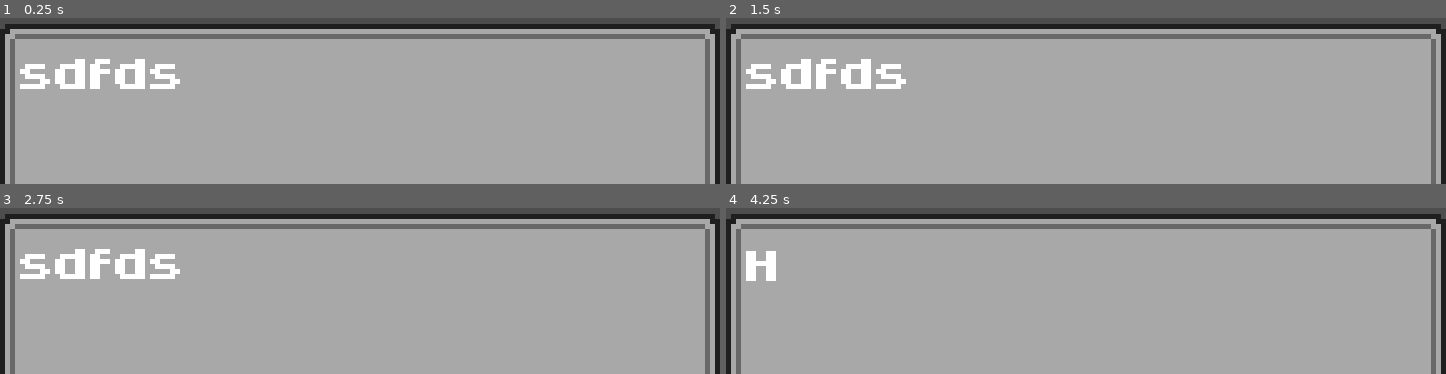
Above: before the commit, frames 1-4 (two rows, left to right).
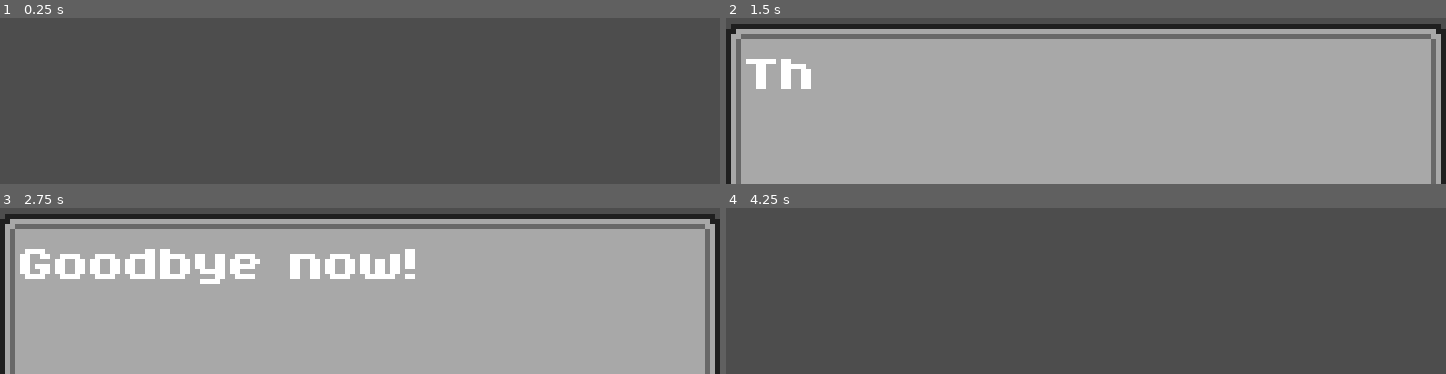
Above: after the commit, the same moments.

Repository: CookieJarCoding/dog-god
Game: Godot game, scene res://dialogue_system/_samplegame.tscn
Same seed, same stepped clock (60 frames per second), same inputs: the game is played once before the commit and once after it. Before the commit the project starts from res://dialogue_system/dialogue_hud.tscn.
Inputs:
- Up to frame 1 (0.25 s): no input
- Up to frame 2 (1.5 s): tap Enter at 0.5 s; tap Z (A, bound only after the commit) at 0.6, 1.35 s
- Up to frame 3 (2.75 s): tap Z (A, bound only after the commit) at 2.1 s
- Up to frame 4 (4.25 s): tap Z (A, bound only after the commit) at 2.85, 3.6 s; tap Space at 3.5 s; tap M (debug_m) at 4.15 s

The runs differ from the first frame. In frame 1, 96% of the frame differs, in the area x 0-100%, y 3-100%; in frame 2, 1.8%; in frame 3, 4.4%; in frame 4, 96%.

Commit message:
Expansions on DialogueManager
The scene should now work and be testable.

Diff:
--- /dev/null
+++ b/dialogue_system/_samplegame.tscn
@@ -0,0 +1,7 @@
+[gd_scene format=3 uid="uid://ce6srsb2b27pc"]
+
+[ext_resource type="PackedScene" uid="uid://bb6086ts53cno" path="res://dialogue_system/dialogue_manager.tscn" id="1_np6i0"]
+
+[node name="_SAMPLEGAME" type="Node" unique_id=628078191]
+
+[node name="DialogueManager" parent="." unique_id=838245424 instance=ExtResource("1_np6i0")]
--- a/dialogue_system/dialogue_hud.tscn
+++ b/dialogue_system/dialogue_hud.tscn
@@ -39,7 +39,6 @@
 theme_override_fonts/normal_font = ExtResource("1_8nvcn")
 theme_override_font_sizes/normal_font_size = 16
 bbcode_enabled = true
-text = "sdfds"
 scroll_active = false
 visible_characters_behavior = 1
 
--- a/dialogue_system/scripts/dialogue_hud.gd
+++ b/dialogue_system/scripts/dialogue_hud.gd
@@ -7,6 +7,10 @@
 class_name Dialogue
 
 
+# NOTE: Maybe these can be automatically set somehow..?
+const INITIAL_Y = 200.0
+const FINAL_Y = 128.0
+
 @onready var dialogue_label: RichTextLabel = $MainContainer/ContentContainer/DialogueLabel
 @onready var pause_timer: Timer = $PauseTimer
 @onready var pause_calculator: PauseCalculator = $PauseCalculator
@@ -15,9 +19,13 @@
 
 var timer: float = 0
 var is_timer_running: bool = false
+var is_fully_visible: bool = false
 # NOTE: Letters rendered per second.
 var message_speed: float = 30.0
 var rng = RandomNumberGenerator.new()
+
+
+signal message_completed
 
 
 '''
@@ -25,15 +33,21 @@
 '''
 
 
+func _enter_tree() -> void:
+	$MainContainer.position.y = INITIAL_Y
+	var tween = create_tween()
+	tween.tween_property($MainContainer, "position:y", FINAL_Y, 0.8).set_trans(Tween.TRANS_QUART).set_ease(Tween.EASE_IN_OUT)
+
+	await tween.finished
+	is_fully_visible = true
+
+
 func _process(delta: float) -> void:
-	if OS.is_debug_build() and Input.is_action_just_pressed("debug_m"):
-		update_message("[wave amp=7.0 freq=10.0]Hello![/wave]{p=0.5} This is a {p=0.5}piece{p=0.5} of dialogue.")
-
 	if timer > (1.0 / message_speed):
 		display_next_character()
 		timer = 0
 
-	if is_timer_running:
+	if is_timer_running and is_fully_visible:
 		timer += delta
 
 
@@ -56,7 +70,14 @@
 			# WARNING/TODO: There seems to be a short delay when playing an AudioStream
 			# for the first time. To be fixed
 			blip.play(0)
+	else:
+		message_completed.emit()
 
+
+# TODO: Placeholder for now.
+func slide_down() -> void:
+	var tween = create_tween()
+	tween.tween_property($MainContainer, "position:y", INITIAL_Y, 0.8).set_trans(Tween.TRANS_QUART).set_ease(Tween.EASE_IN_OUT)
 
 
 '''
@@ -77,3 +98,7 @@
 
 func _on_PauseTimer_timeout() -> void:
 	start_timer()
+
+## TODO
+func message_is_fully_visible() -> bool:
+	return is_fully_visible
--- a/dialogue_system/scripts/dialogue_manager.gd
+++ b/dialogue_system/scripts/dialogue_manager.gd
@@ -7,8 +7,7 @@
 
 const DIALOGUE_SCENE := preload("res://dialogue_system/dialogue_hud.tscn")
 
-# tween here
-
+# WARNING: Signals currently unused
 signal message_requested
 signal message_completed
 signal finished
@@ -20,34 +19,67 @@
 
 
 
-func _process(_delta: float) -> void:
-	pass
+func _ready() -> void:
+	load_messages([
+		"First{p=0.2}.{p=0.2}.{p=0.2}.{p=0.5} hello!", "This is a [shake rate=20.0 level=5][color=green]{p=0.2}c{p=0.2}o{p=0.2}o{p=0.2}l{p=0.2}[/color][/shake] dialogue system!", "Goodbye now!"
+	])
 
 
-# NOTE: Why the position parameter?
-func show_messages(message_list: Array, _position: Vector2) -> void:
-	if is_active:
+func _process(_delta: float) -> void:
+	if Input.is_action_just_pressed("A"):
+		# NOTE: We *could* make it so that messages can only be moved forward iff
+		# the message has been fully rendered
+		if is_active and current_dialogue_instance.message_is_fully_visible():
+			if active_dialogue_index < messages.size() - 1:
+				active_dialogue_index += 1
+				show_current_message()
+			else:
+				hide()
+
+
+# NOTE: Opted to call this 'load_' instead of 'show_messages'
+# NOTE: load_messages() WILL immediately show the first dialogue with this implementation.
+func load_messages(message_list: Array) -> void:
+	if is_active or message_list.is_empty():
 		return
+	is_active = true
 
 	messages = message_list
 	active_dialogue_index = 0
 
-	var dialogue: Dialogue = DIALOGUE_SCENE.instance()
-	dialogue.connect("message_completed", on_message_completed)
+	var dialogue: Dialogue = DIALOGUE_SCENE.instantiate()
+	# NOTE: This might be a little confusing, but basically
+	# Dialogue.message_completed --TRIGGERS--> DialogueManager.on_message_completed()
+	# on_message_completed() --EMITS--> DialogueManager.message_completed
+	# The last signal can then be used to, say, show a button indicator for when to move dialogue.
+	dialogue.message_completed.connect(on_message_completed)
 
-	# NOTE: Why as child of the root in the tutorial? I opted to add it as sibling instead.
-	add_sibling(dialogue)
+	# NOTE: I opted to add dialogue HUD as sibling instead.
+	add_sibling.call_deferred(dialogue)
 
 	current_dialogue_instance = dialogue
 
-	show_current()
+	# WARNING: This is apparently necessary to make this work. Without it,
+	# show_current_messages() -> dialogue.update_message() internally does something
+	# that requires the scene to be ready.
+	await dialogue.ready
+	show_current_message()
 
 
-func show_current() -> void:
-	emit_signal("message_requested")
+func show_current_message() -> void:
+	message_requested.emit()
 	var message: String = messages[active_dialogue_index]
 	current_dialogue_instance.update_message(message)
 
 
+func hide() -> void:
+	# Nice, this is being responsible with signals LOL
+	current_dialogue_instance.disconnect("message_completed", on_message_completed)
+	current_dialogue_instance.slide_down()
+	current_dialogue_instance = null
+	is_active = false
+	finished.emit()
+
+
 func on_message_completed() -> void:
-	pass
+	message_completed.emit()
--- a/dialogue_system/scripts/pause_calculator.gd
+++ b/dialogue_system/scripts/pause_calculator.gd
@@ -88,4 +88,4 @@
 		# next line is unnecessary but I like having autocomplete
 		if pause is Pause:
 			if pause.pause_pos == pos:
-				emit_signal("pause_requested", pause.duration)
+				pause_requested.emit(pause.duration)
--- a/project.godot
+++ b/project.godot
@@ -11,7 +11,7 @@
 [application]
 
 config/name="dog-god"
-run/main_scene="uid://bjl2llqhnxyfc"
+run/main_scene="uid://ce6srsb2b27pc"
 config/features=PackedStringArray("4.7", "GL Compatibility")
 config/icon="res://icon.svg"
 
@@ -29,6 +29,12 @@
 "events": [Object(InputEventKey,"resource_local_to_scene":false,"resource_name":"","device":-1,"window_id":0,"alt_press …(192 unchanged characters)…
 ]
 }
+A={
+"deadzone": 0.2,
+"events": [Object(InputEventKey,"resource_local_to_scene":false,"resource_name":"","device":-1,"window_id":0,"alt_pressed":false,"shift_pressed":false,"ctrl_pressed":false,"meta_pressed":false,"pressed":false,"keycode":0,"physical_keycode":90,"key_label":0,"unicode":122,"location":0,"echo":false,"script":null)
+, Object(InputEventKey,"resource_local_to_scene":false,"resource_name":"","device":-1,"window_id":0,"alt_pressed":false,"shift_pressed":false,"ctrl_pressed":false,"meta_pressed":false,"pressed":false,"keycode":0,"physical_keycode":46,"key_label":0,"unicode":46,"location":0,"echo":false,"script":null)
+]
+}
 
 [physics]
 
